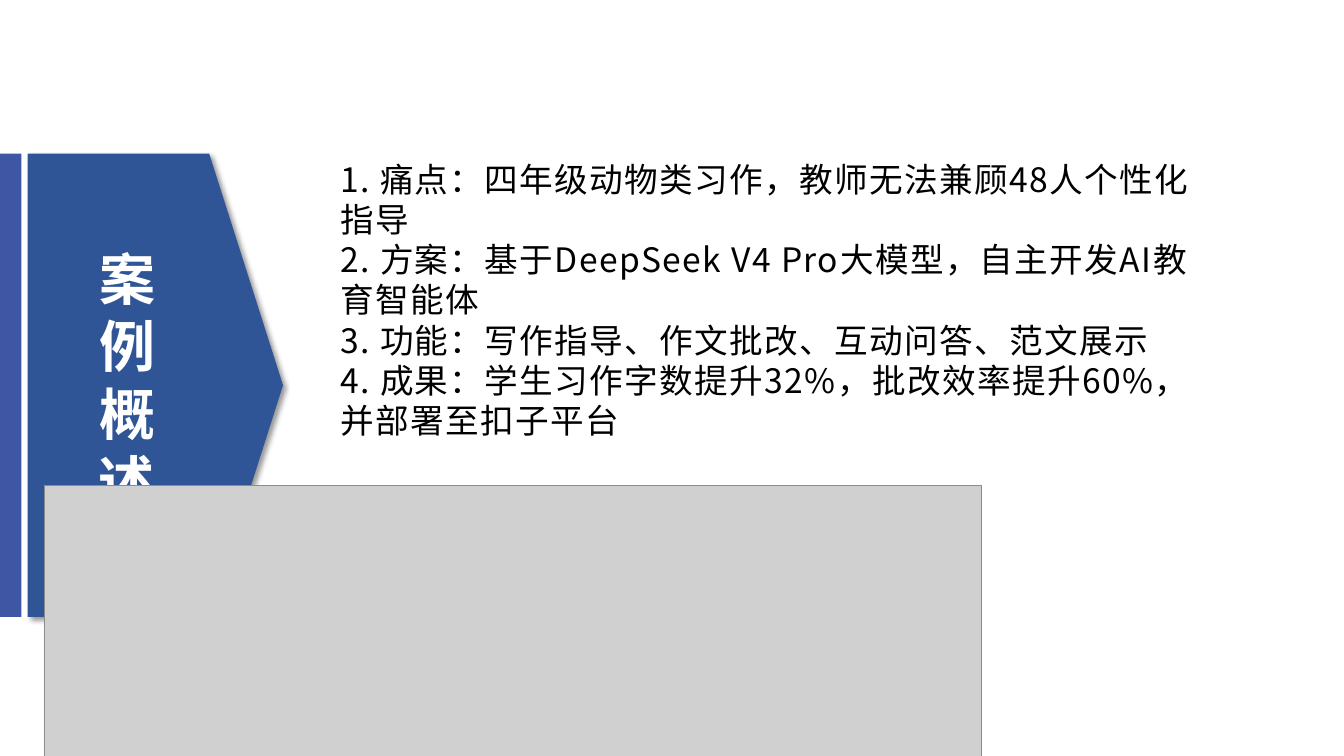
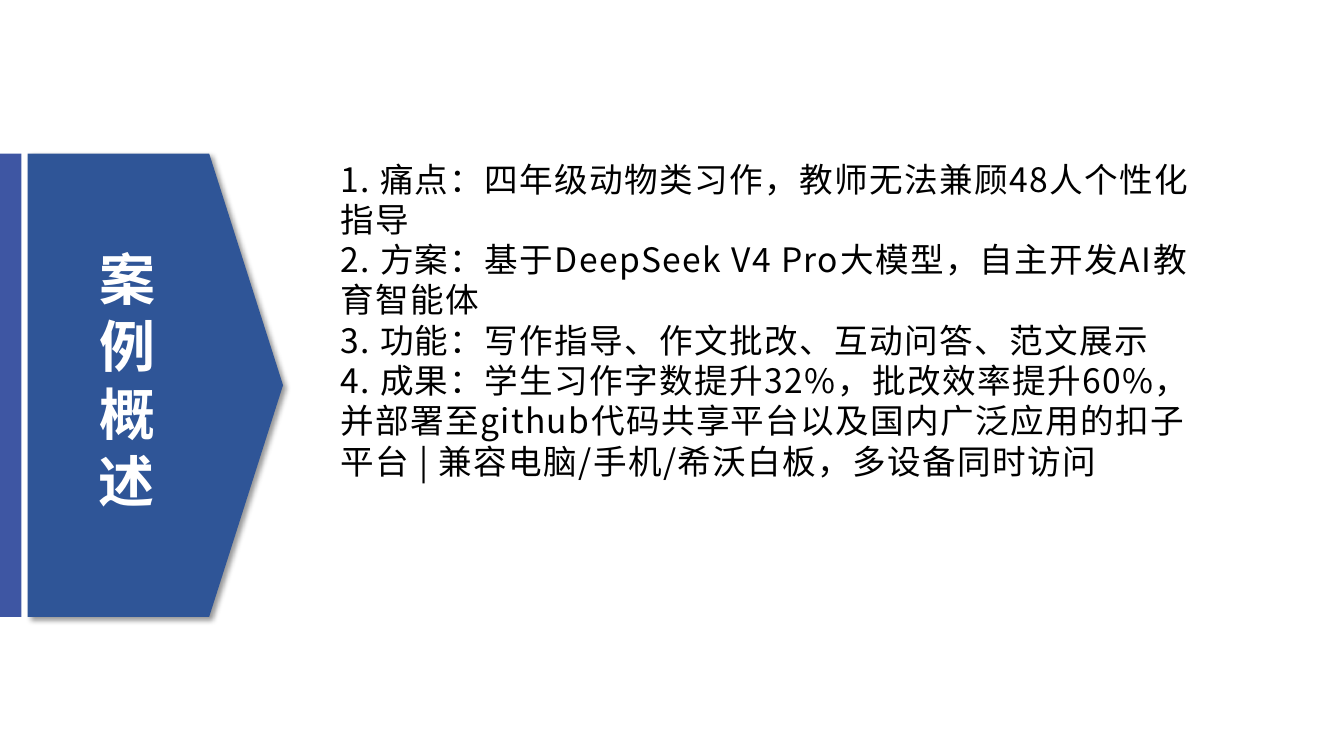
Before and after one commit to 707978439-cpu/animal-writing-assistant, a slide deck: slide 2 of 演示视频PPT.pptx. Drawn at 1344x756 pixels with LibreOffice and Linux fonts; fonts in the diff are those of the drawing; grey boxes stand for pictures; background and template pictures are left out. Boxes give left, top, right and bottom in pixels: in the first picture for what was removed or moved away, otherwise in the second. Text is boxed around its words. In the diff, an @@ line names an element or a change of style, - is before the commit and + after.

```diff
--- a/演示视频PPT.pptx
+++ b/演示视频PPT.pptx
@@ text at [340,163,1188,480]: text changed @@
-1. 痛点：四年级动物类习作，教师无法兼顾48人个性化指导
-2. 方案：基于DeepSeek V4 Pro大模型，自主开发AI教育智能体
-3. 功能：写作指导、作文批改、互动问答、范文展示
-4. 成果：学生习作字数提升32%，批改效率提升60%，并部署至扣子平台
+1. 痛点：四年级动物类习作，教师无法兼顾48人个性化指导
+2. 方案：基于DeepSeek V4 Pro大模型，自主开发AI教育智能体
+3. 功能：写作指导、作文批改、互动问答、范文展示
+4. 成果：学生习作字数提升32%，批改效率提升60%，并部署至github代码共享平台以及国内广泛应用的扣子平台 | 兼容电脑/手机/希沃白板，多设备同时访问
@@ picture removed at [44,485,982,756] @@
```
Also in this commit, not shown: 4 other slides changed, 18 other files.
